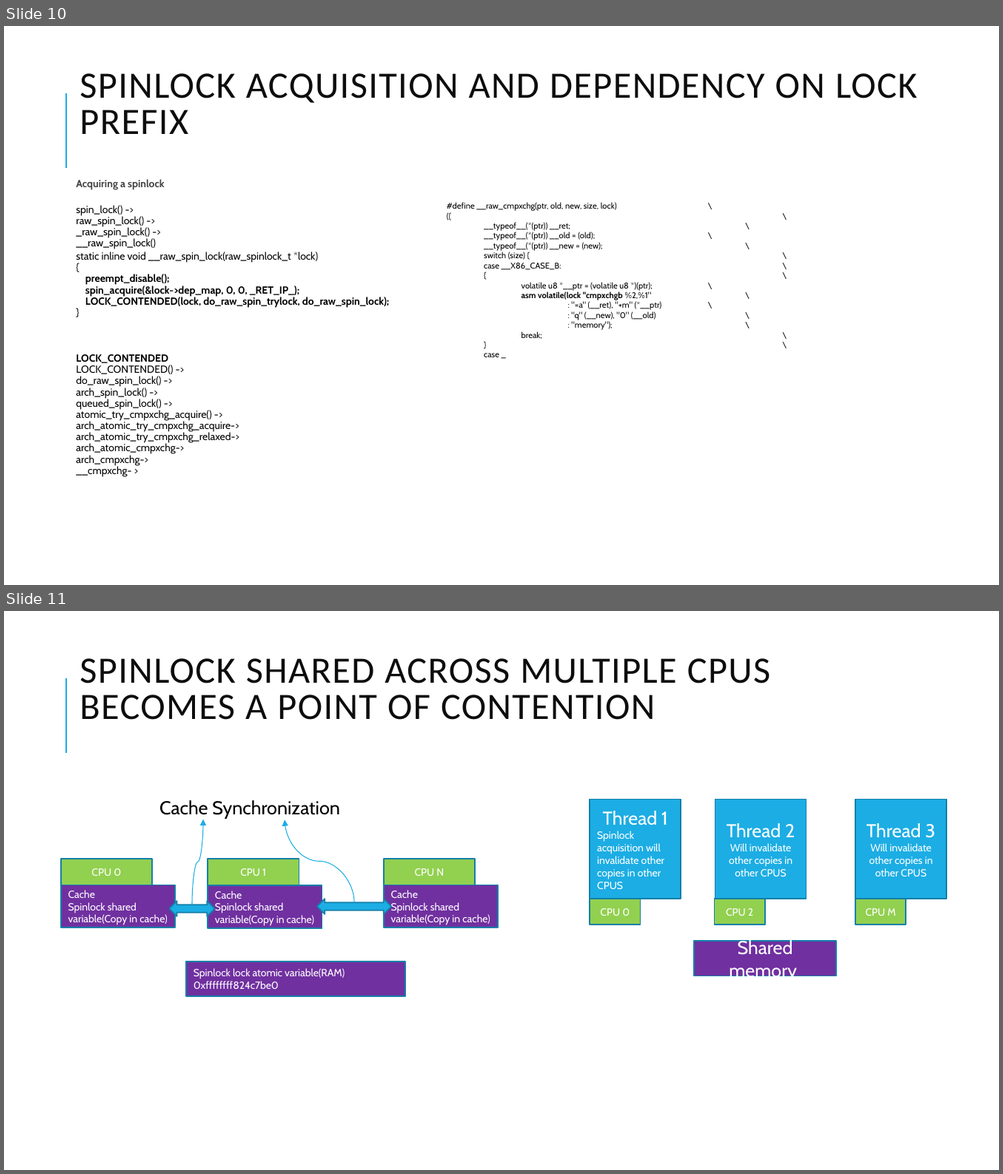
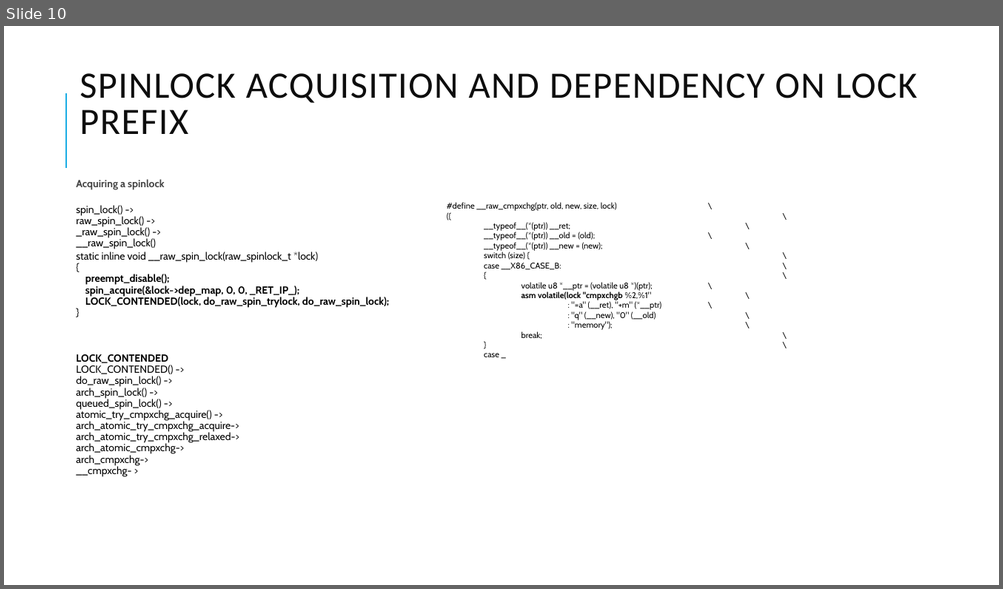
Before and after one commit to kundanthebest/osi2022, a slide deck: locking_presentation.pptx. Shown one above the other, each under a label of ours: slides 10 and 11 before the commit, slide 10 after it. The pictures are 1003x1174 and 1003x589 pixels, drawn with LibreOffice and Linux fonts; fonts in the diff are those of the drawing. Boxes give left, top, right and bottom in pixels: in the first picture for what was removed or moved away, otherwise in the second. Text is boxed around its words. In the diff, an @@ line names an element or a change of style, - is before the commit and + after.

```diff
--- a/locking_presentation.pptx
+++ b/locking_presentation.pptx
@@ slide 11 removed at (4, 611, 999, 1170), background #FFFFFF; not listed: 1 template element that a slide beside it also shows @@
@@ title removed at (79, 658, 770, 720) @@
-SPINLOCK SHARED ACROSS MULTIPLE CPUS BECOMES A POINT OF CONTENTION
@@ text removed at (159, 800, 340, 819) @@
-Cache Synchronization
@@ rectangle removed at (589, 799, 680, 899) @@
-Thread 1
-Spinlock acquisition will invalidate other copies in other CPUS
@@ rectangle removed at (715, 799, 806, 899) @@
-Thread 2
-Will invalidate other copies in other CPUS
@@ rectangle removed at (855, 799, 946, 899) @@
-Thread 3
-Will invalidate other copies in other CPUS
@@ curved arrow removed from (192, 905) to (203, 819) @@
@@ curved arrow removed from (354, 903) to (284, 820) @@
@@ rectangle removed at (61, 859, 152, 885) @@
-CPU 0
@@ rectangle removed at (208, 859, 299, 885) @@
-CPU 1
@@ rectangle removed at (384, 859, 475, 885) @@
-CPU N
@@ rectangle removed at (61, 886, 175, 928) @@
-Cache
-Spinlock shared variable(Copy in cache)
@@ rectangle removed at (208, 886, 322, 928) @@
-Cache
-Spinlock shared variable(Copy in cache)
@@ left right arrow removed at (317, 899, 392, 914) @@
@@ rectangle removed at (384, 886, 498, 928) @@
-Cache
-Spinlock shared variable(Copy in cache)
@@ rectangle removed at (589, 899, 640, 925) @@
-CPU 0
@@ rectangle removed at (714, 899, 765, 925) @@
-CPU 2
@@ rectangle removed at (855, 899, 906, 925) @@
-CPU M
@@ left right arrow removed at (169, 901, 214, 917) @@
@@ rectangle removed at (694, 942, 836, 977) @@
-Shared memory
@@ rectangle removed at (186, 962, 405, 997) @@
-Spinlock lock atomic variable(RAM) 0xffffffff824c7be0
```
Also in this commit, not shown: 7 slides changed, 1 slide added.
